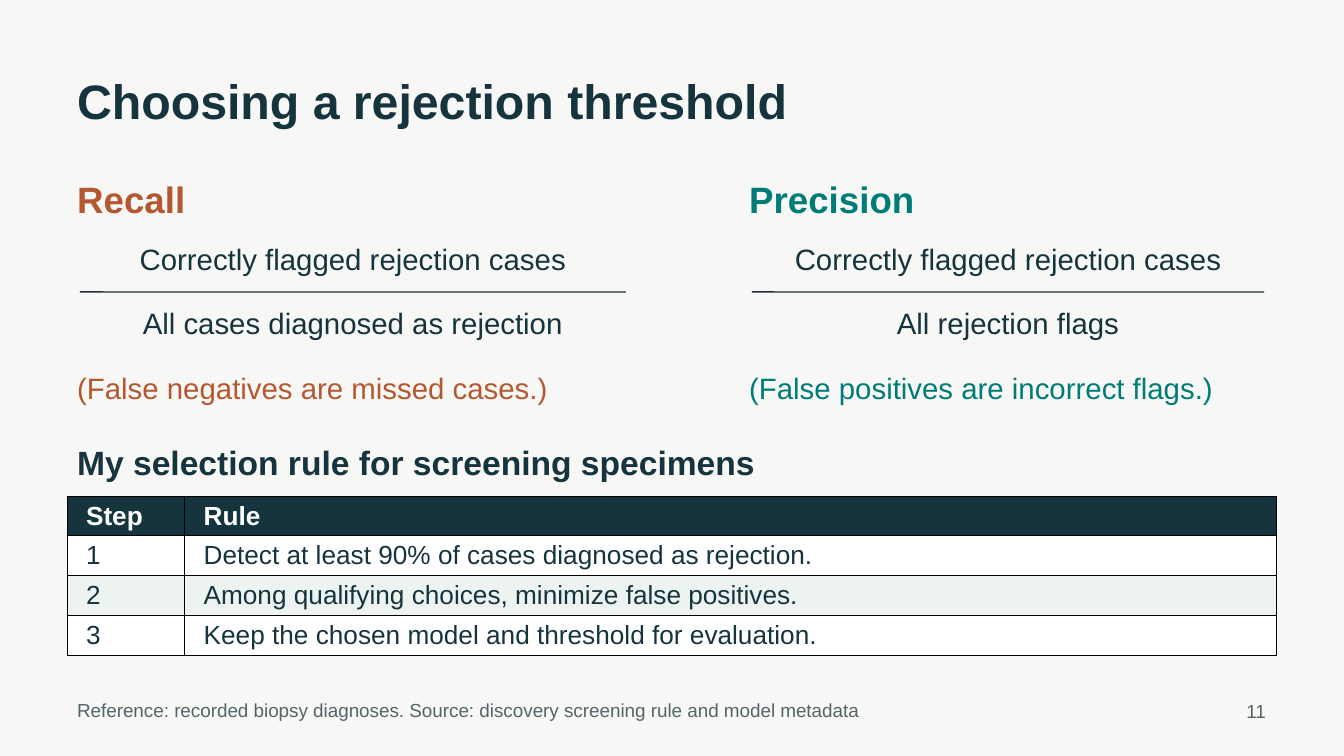
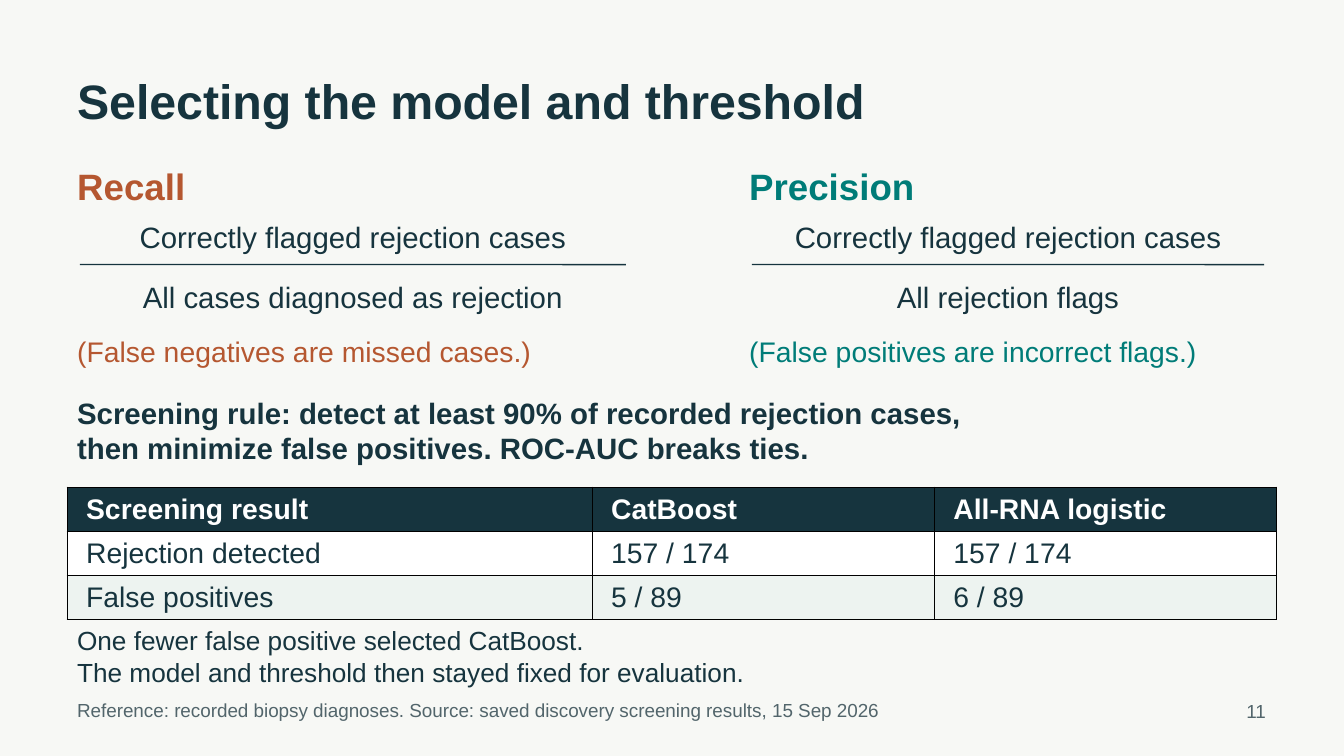
Before and after one commit to ca34525/Kidney-Biopsy-Rejection-Classifier, a slide deck: slide 11 of presentation/unos_kidney_biopsy.pptx. Drawn at 1344x756 pixels with LibreOffice and Linux fonts; fonts in the diff are those of the drawing. Boxes give left, top, right and bottom in pixels: in the first picture for what was removed or moved away, otherwise in the second. Text is boxed around its words. In the diff, an @@ line names an element or a change of style, - is before the commit and + after.

Commit message:
Reframe project purpose and clarify classifier selection evidence

```diff
--- a/presentation/unos_kidney_biopsy.pptx
+++ b/presentation/unos_kidney_biopsy.pptx
@@ text at (77,84,865,129): text changed @@
-Choosing a rejection threshold
+Selecting the model and threshold
@@ text "Recall": place and size @@
-text "Recall" at (77,186,185,214)
+text "Recall" at (77,173,185,201)
@@ text "Precision": place and size @@
-text "Precision" at (749,186,914,214)
+text "Precision" at (749,173,914,201)
@@ text "Correctly flagged rejection cases": place and size @@
-text "Correctly flagged rejection cases" at (140,248,566,276)
+text "Correctly flagged rejection cases" at (140,226,566,254)
@@ text "Correctly flagged rejection cases": place and size @@
-text "Correctly flagged rejection cases" at (795,248,1221,276)
+text "Correctly flagged rejection cases" at (795,226,1221,254)
@@ line moved from (80, 292) - (626, 292) to (80, 264) - (626, 264) @@
@@ line moved from (752, 292) - (1264, 292) to (752, 264) - (1264, 264) @@
@@ text "All cases diagnosed as rejection": place and size @@
-text "All cases diagnosed as rejection" at (143,312,562,340)
+text "All cases diagnosed as rejection" at (143,286,562,314)
@@ text "All rejection flags": place and size @@
-text "All rejection flags" at (897,312,1119,340)
+text "All rejection flags" at (897,286,1119,314)
@@ text "(False negatives are missed cases.)": place and size @@
-text "(False negatives are missed cases.)" at (77,377,548,405)
+text "(False negatives are missed cases.)" at (77,341,531,368)
@@ text "(False negatives are missed cases.)" at (77,341,531,368): size 21 to 20.2 pt @@
@@ text "(False positives are incorrect flags.)" at (749,341,1196,368): size 21 to 20.2 pt @@
@@ text "(False positives are incorrect flags.)": place and size @@
-text "(False positives are incorrect flags.)" at (749,377,1213,405)
+text "(False positives are incorrect flags.)" at (749,341,1196,368)
@@ text at (77,402,960,465): text changed; size 24 to 21 pt @@
-My selection rule for screening specimens
+Screening rule: detect at least 90% of recorded rejection cases,
+then minimize false positives. ROC-AUC breaks ties.
@@ table removed at (68,497,1277,655), 4 rows, 2 columns @@
-Step | Rule
-1 | Detect at least 90% of cases diagnosed as rejection.
-2 | Among qualifying choices, minimize false positives.
-3 | Keep the chosen model and threshold for evaluation.
@@ table added at (68,487,1278,619), 3 rows, 3 columns @@
+Screening result | CatBoost | All-RNA logistic
+Rejection detected | 157 / 174 | 157 / 174
+False positives | 5 / 89 | 6 / 89
@@ text added at (77,631,744,688), 18.8 pt, text #16343E @@
+One fewer false positive selected CatBoost.
+The model and threshold then stayed fixed for evaluation.
@@ text at (77,703,879,721): text changed @@
-Reference: recorded biopsy diagnoses. Source: discovery screening rule and model metadata
+Reference: recorded biopsy diagnoses. Source: saved discovery screening results, 15 Sep 2026
```
Also in this commit, not shown: 2 other slides changed, 2 slides added, 2 slides removed, 24 other files.
